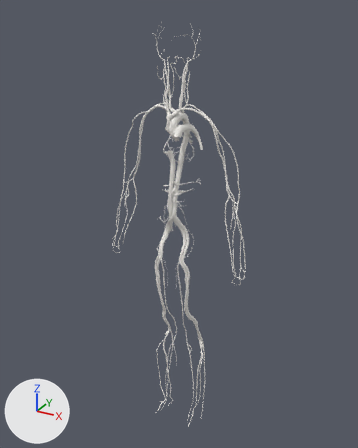
The glTF model assets/3d/vessels.glb, before and after one commit.
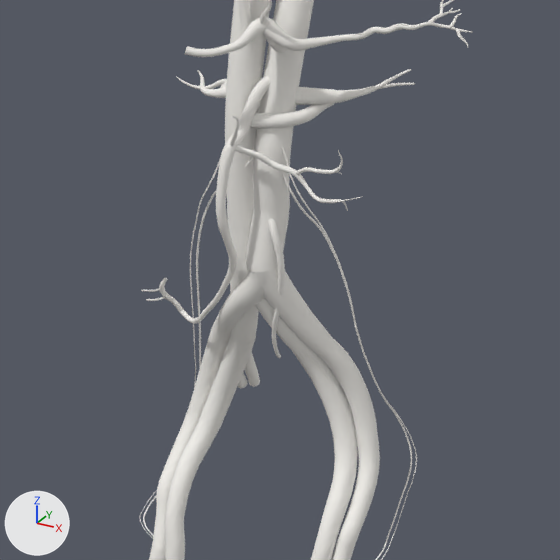
The first picture shows the older version from a 50 mm camera at (0.83, -1.492, 1.728) aimed at (-0.017, 0.049, 0.957). The close-ups show the older and then the newer version on the part from 39% to 60% of the width and 40% to 57% of the height of that picture. Only the edits that show in the close-ups are written down. The lights are fixed; the arrows at lower left show +X, +Y and +Z. Where no turn or scale is listed for an object, it has been applied to the vertices.

The first close-up shows 'aorta', 'celiac-trunk', 'femoral-artery:right', 'femoral-vein:right', 'iliac-artery:left', 'iliac-artery:right', 'iliac-vein:left', 'iliac-vein:right', 'inferior-vena-cava', 'renal-artery:left', 'renal-vein:left', 'superior-mesenteric-artery' and 9 more.
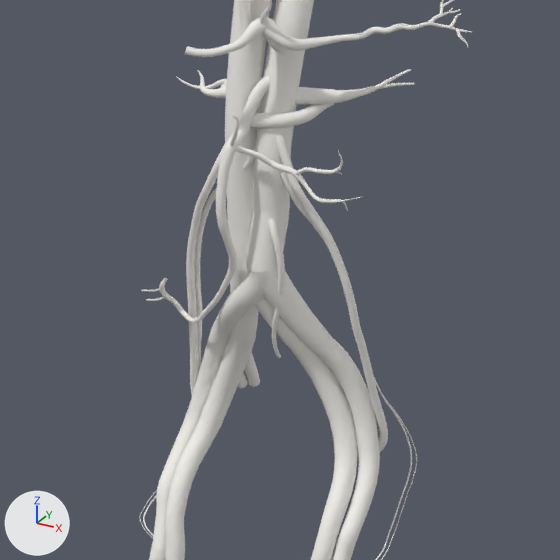
What differs and where, as boxes (x1, y1, x2, y2) in the close-ups (560 x 560 px):
'ovarian-vein:left', added
    after: (275, 134, 388, 452)
'ovarian-vein:right', added
    after: (186, 144, 225, 395)
'ovarian-artery:right', added
    after: (195, 146, 255, 373)
'ovarian-artery:left', added
    after: (281, 172, 326, 244)

What the commit changed:
Mesh me_ovarian_vein_right is new.
It has 549 vertices, 1094 faces and spans x 0.375..0.417, y -0.263..-0.226, z 1.018..1.19.
It uses material mat_vessels (white #f3f1ec).
Mesh me_ovarian_vein_left is new.
It has 573 vertices, 1142 faces and spans x 0.441..0.487, y -0.263..-0.221, z 1.017..1.2.
It uses material mat_vessels (white #f3f1ec).
Mesh me_ovarian_artery_right is new.
It has 573 vertices, 1142 faces and spans x 0.375..0.434, y -0.263..-0.227, z 1.018..1.195.
It uses material mat_vessels (white #f3f1ec).
Mesh me_ovarian_artery_left is new.
It has 549 vertices, 1094 faces and spans x 0.444..0.487, y -0.262..-0.221, z 1.017..1.181.
It uses material mat_vessels (white #f3f1ec).
Object 'ovarian-vein:right' (ob_ovarian_vein_right) is new; it shows me_ovarian_vein_right.
Its location is (-0.4306, 0.23, -0.0994).
Object 'ovarian-vein:left' (ob_ovarian_vein_left) is new; it shows me_ovarian_vein_left.
Its location is (-0.4306, 0.23, -0.0994).
Object 'ovarian-artery:right' (ob_ovarian_artery_right) is new; it shows me_ovarian_artery_right.
Its location is (-0.4306, 0.23, -0.0994).
Object 'ovarian-artery:left' (ob_ovarian_artery_left) is new; it shows me_ovarian_artery_left.
Its location is (-0.4306, 0.23, -0.0994).
